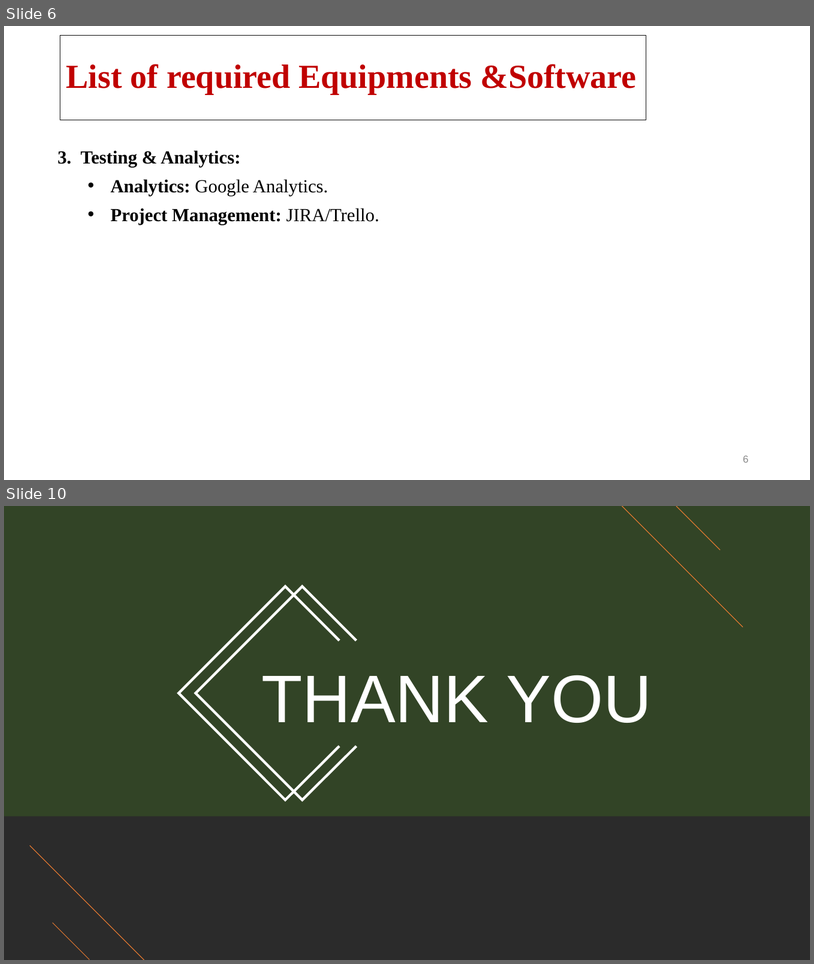
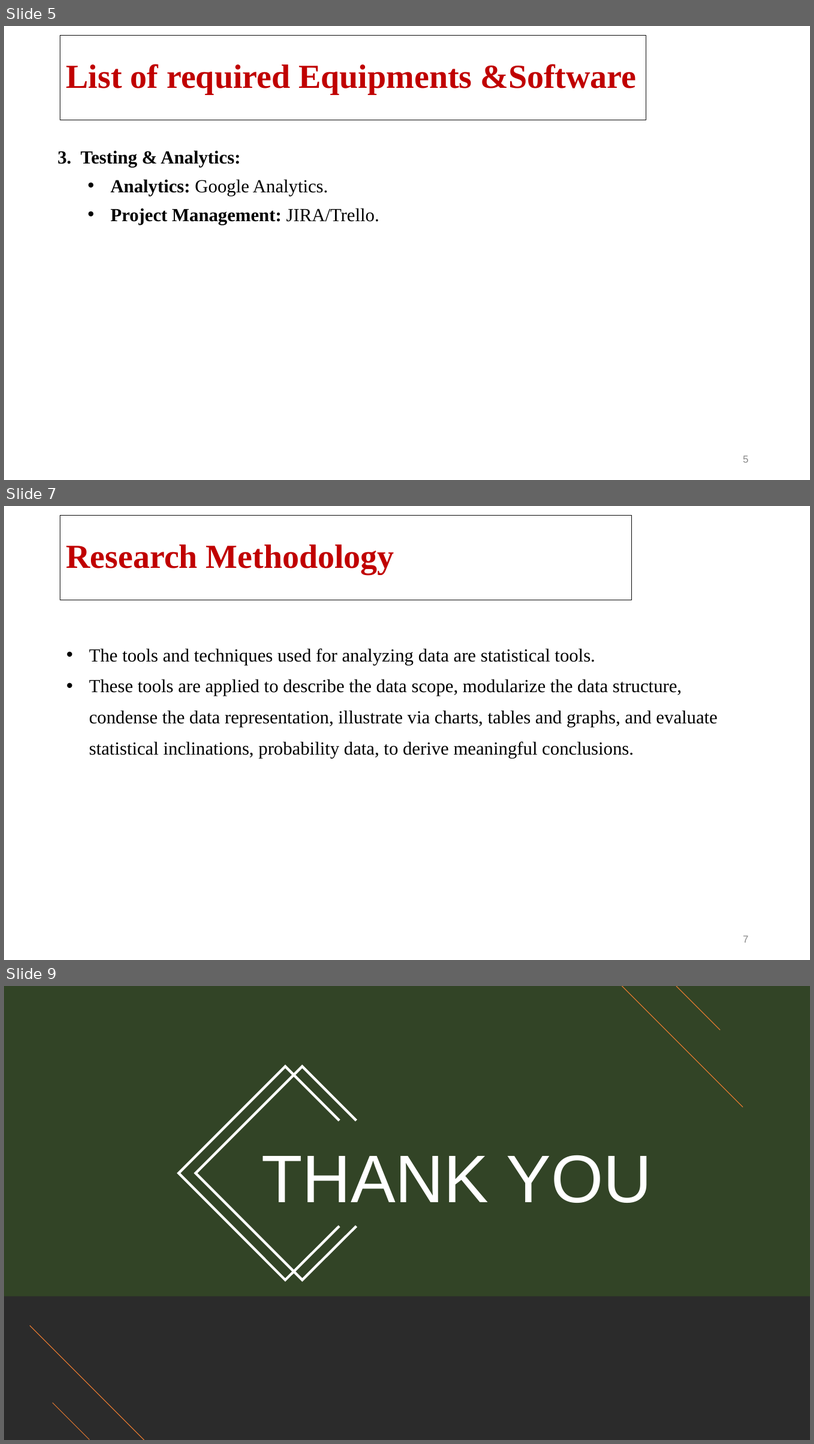
Before and after one commit to DhruvJDev/made-setup, a slide deck: ppt/Phase 2.pptx. Shown one above the other, each under a label of ours: slides 6 and 10 before the commit, slides 5, 7 and 9 after it; the slides between them are not shown. The pictures are 814x964 and 814x1444 pixels, drawn with LibreOffice and Linux fonts; fonts in the diff are those of the drawing; background and template pictures are left out; a plain dark background stands for a picture behind light text. Boxes give left, top, right and bottom in pixels: in the first picture for what was removed or moved away, otherwise in the second. Text is boxed around its words. In the diff, an @@ line names an element or a change of style, - is before the commit and + after.

```diff
--- a/ppt/Phase 2.pptx
+++ b/ppt/Phase 2.pptx
@@ slide 7 added at [4, 506, 810, 960], background picture (left out) @@
@@ title added at [60, 515, 633, 600], outline #0C0C0C 0.75 pt, 40 pt, text #C00000, bold @@
+Research Methodology
@@ text added at [89, 648, 717, 758], 22 pt, text #000000 @@
+• The tools and techniques used for analyzing data are statistical tools.
+• These tools are applied to describe the data scope, modularize the data structure, condense the data representation, illustrate via charts, tables and graphs, and evaluate statistical inclinations, probability data, to derive meaningful conclusions.
@@ page number added at [743, 935, 749, 942], 12 pt, text #888888 @@
+7
@@ what was slide 6 is now slide 5 @@
@@ what was slide 10 is now slide 9 @@
```
Also in this commit, not shown: 1 slide changed, 2 other slides added, 4 slides removed, 2 other files.
